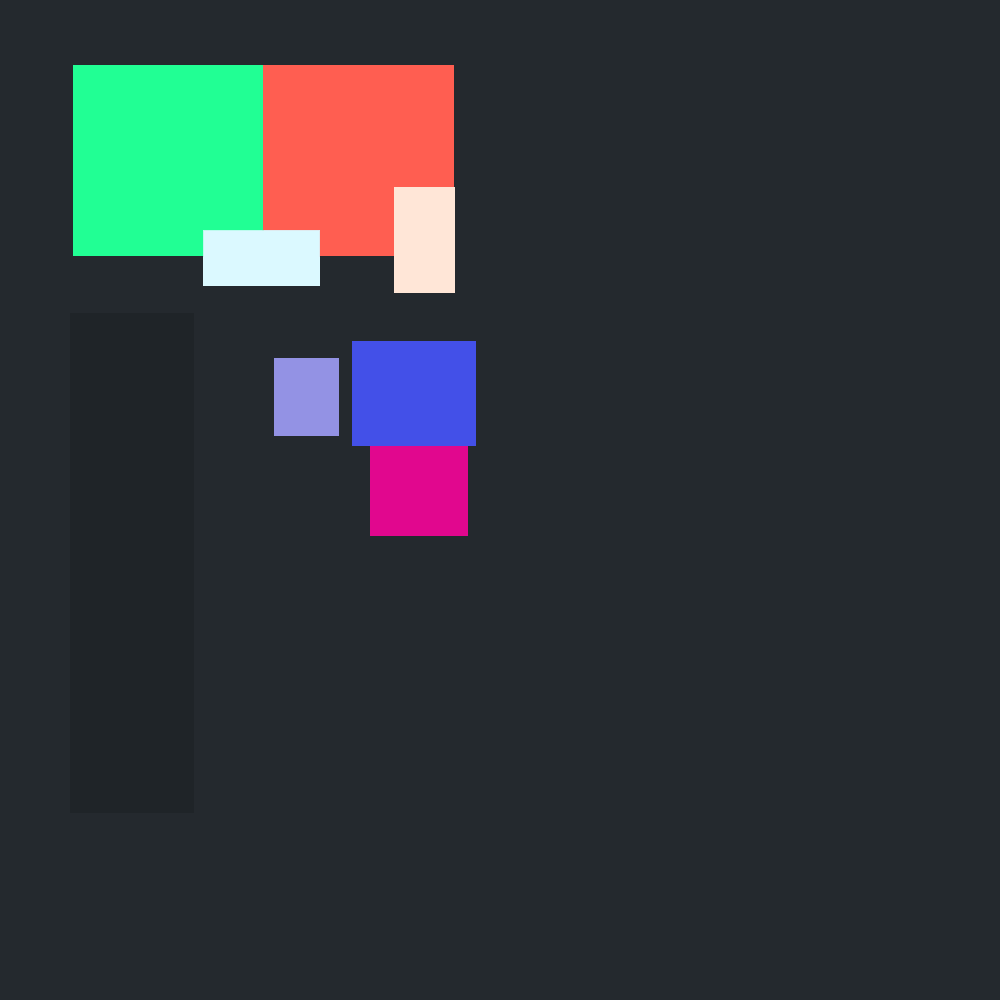
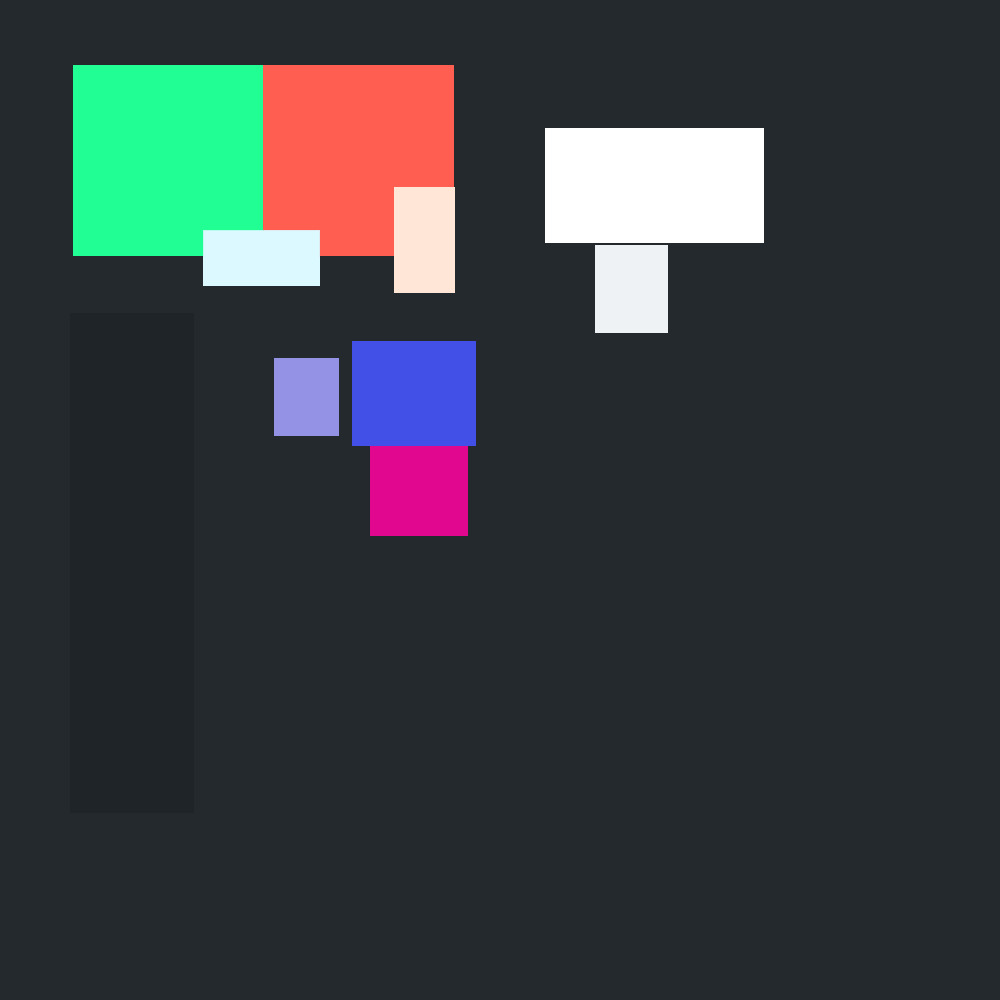
Two versions of the same layered image (1000×1000). Layer-by-layer changes:
painted on "Layer 1" over [545, 128, 764, 333]
